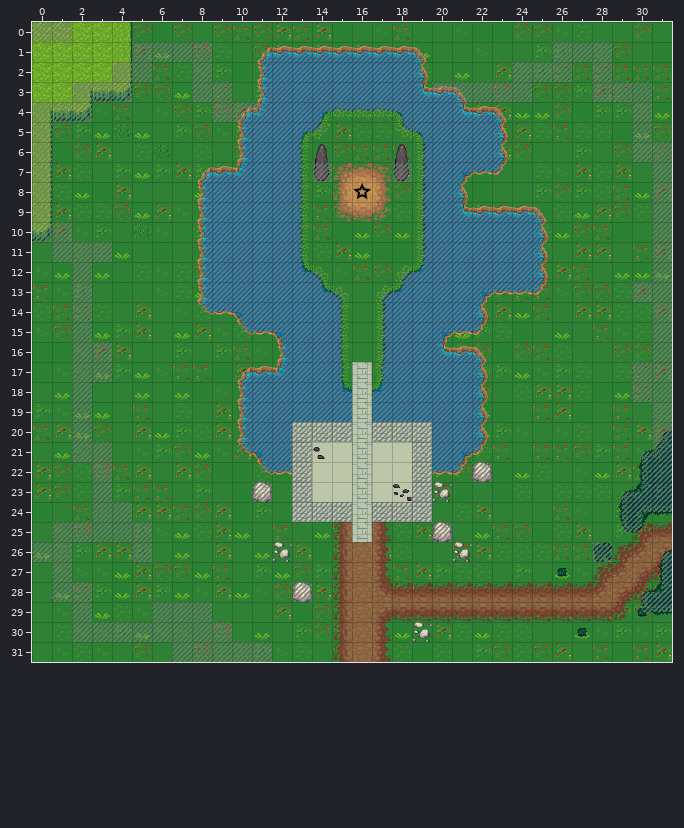
A Tiled map gets an edit: assets/WalkingDemoScene.tmx. This is how it looked before the edit.
Cells are 32x32 px. Shown: x 0..31, y 0..31.
Once edited:
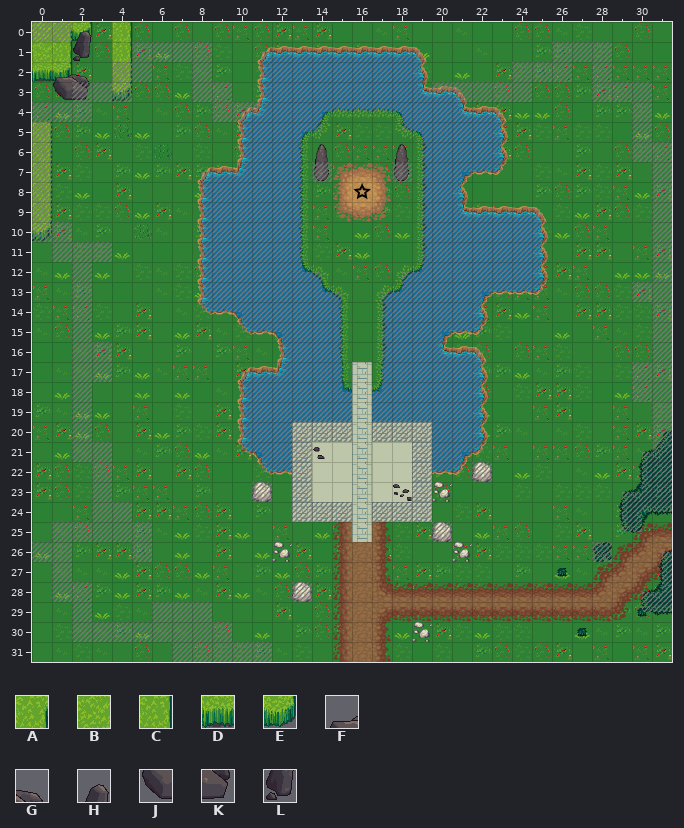
Key: from "terrain": A 205, B 301, C 302, D 333, E 334, F 698, G 699, H 700, J 730, K 731, L 732.
_ is an empty cell.
Tiles replaced or removed in this view: A, B, D, E.
The exact change:
Changed rows in their new state; . is an unchanged cell.
Layer "Ground":
first column x 0:
 0 .AE_
 1 .C__
 2 DE__
 3 ____
 4 ___.
Layer "Tile Layer 4":
first column x 1:
 0 .H
 1 .L
 2 FG
 3 JK
Pixel boxes of the changes (left, top, right, bottom) in both pictures:
changed: (32, 22, 112, 122)
